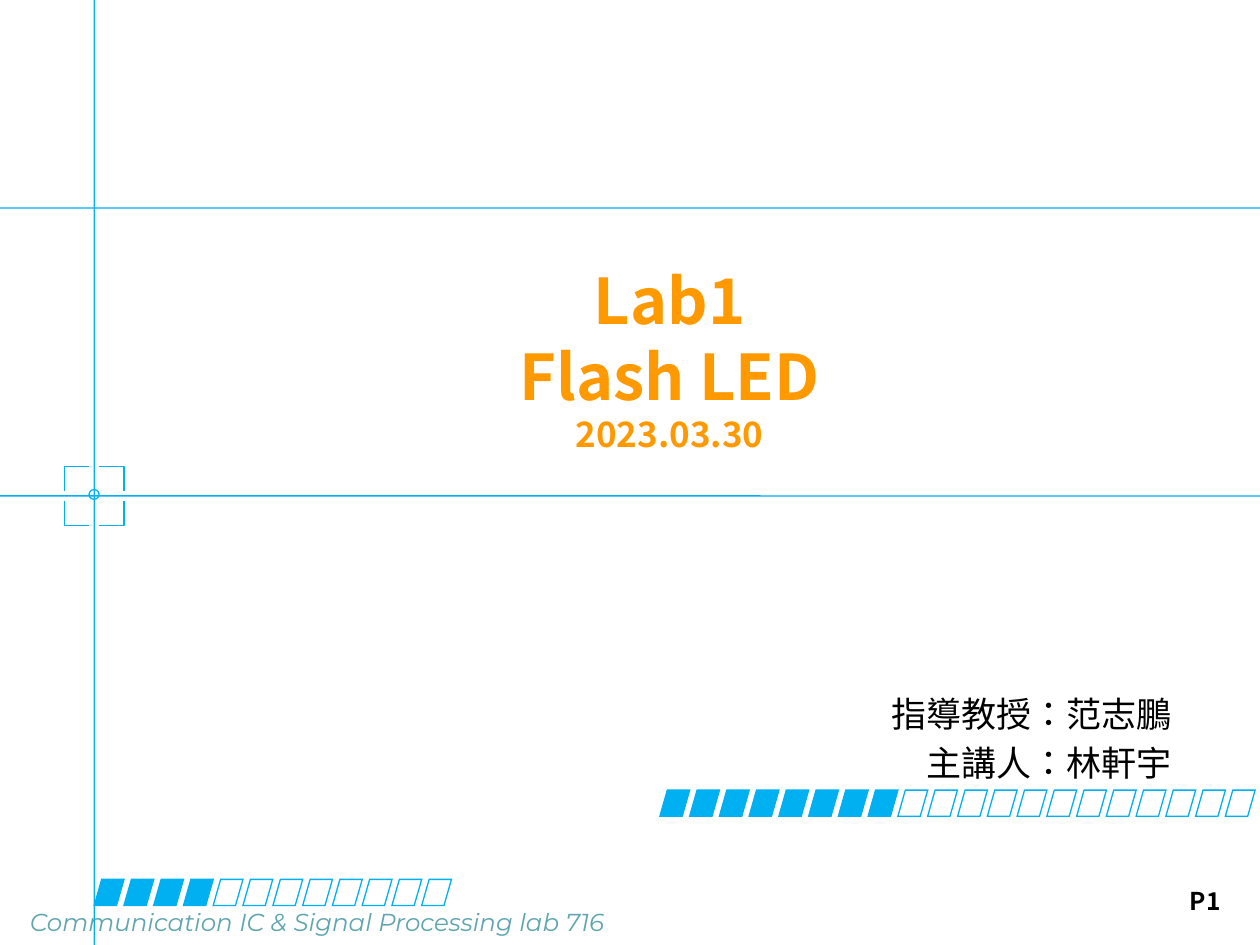
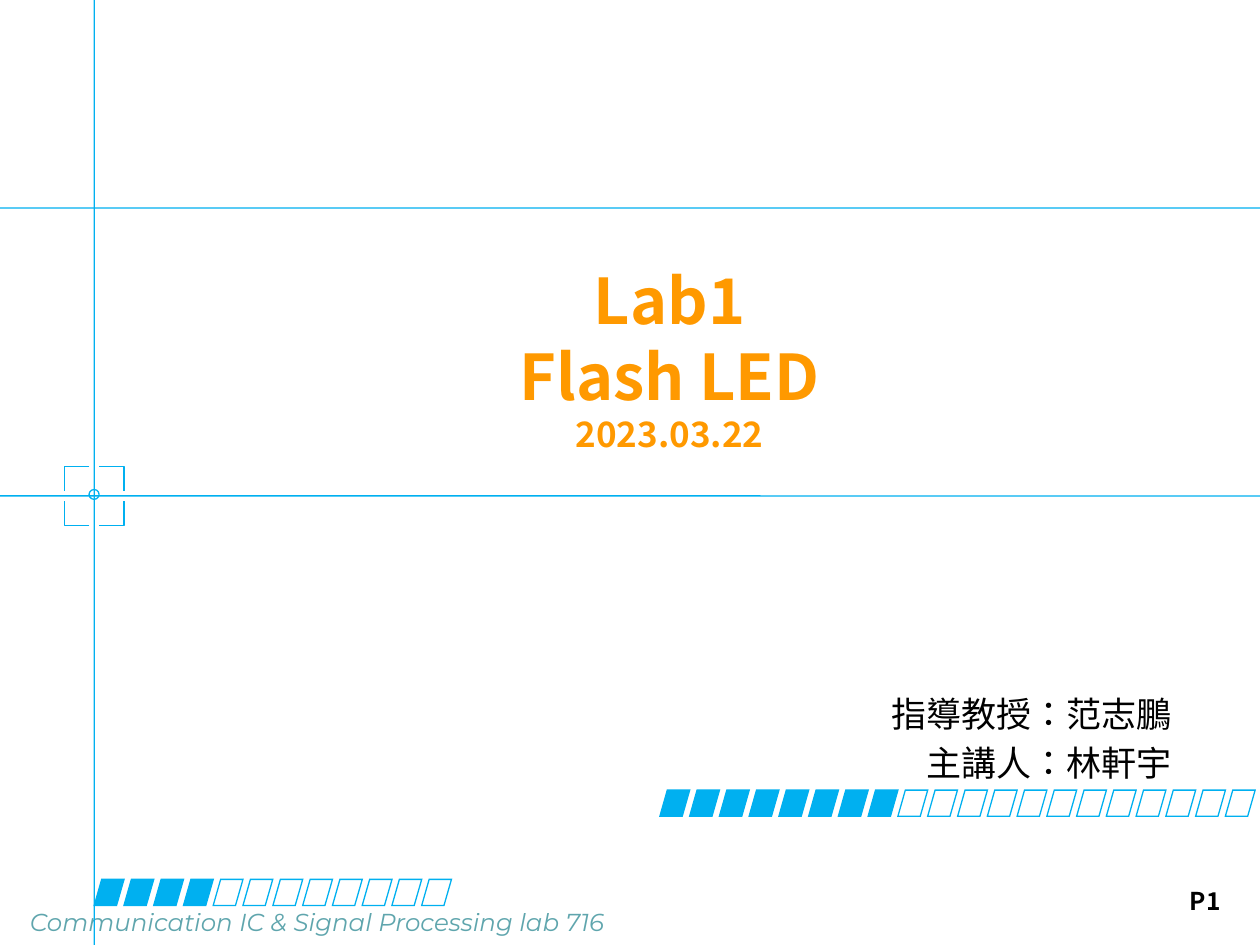
Before and after one commit to putoze/FPGA, a slide deck: slide 1 of lab1/lab1_e/Lab1_Flash_LED.pptx. Drawn at 1260x945 pixels with LibreOffice and Linux fonts; fonts in the diff are those of the drawing; background and template pictures are left out. Boxes give left, top, right and bottom in pixels: in the first picture for what was removed or moved away, otherwise in the second. Text is boxed around its words. In the diff, an @@ line names an element or a change of style, - is before the commit and + after.

```diff
--- a/lab1/lab1_e/Lab1_Flash_LED.pptx
+++ b/lab1/lab1_e/Lab1_Flash_LED.pptx
@@ title at [520, 273, 819, 448]: text changed @@
-Lab1
-Flash LED
-2023.03.30
+Lab1
+Flash LED
+2023.03.22
```
Also in this commit, not shown: 4 other slides changed, 1 slide removed, 56 other files.
